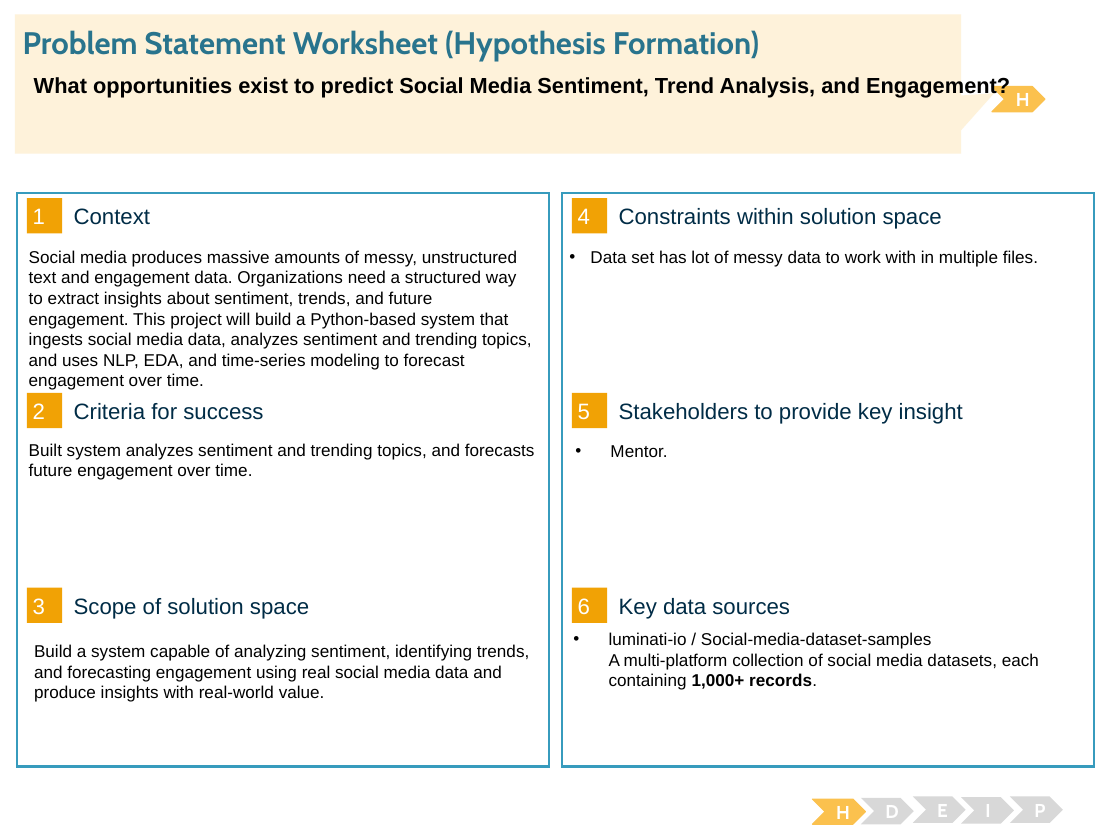
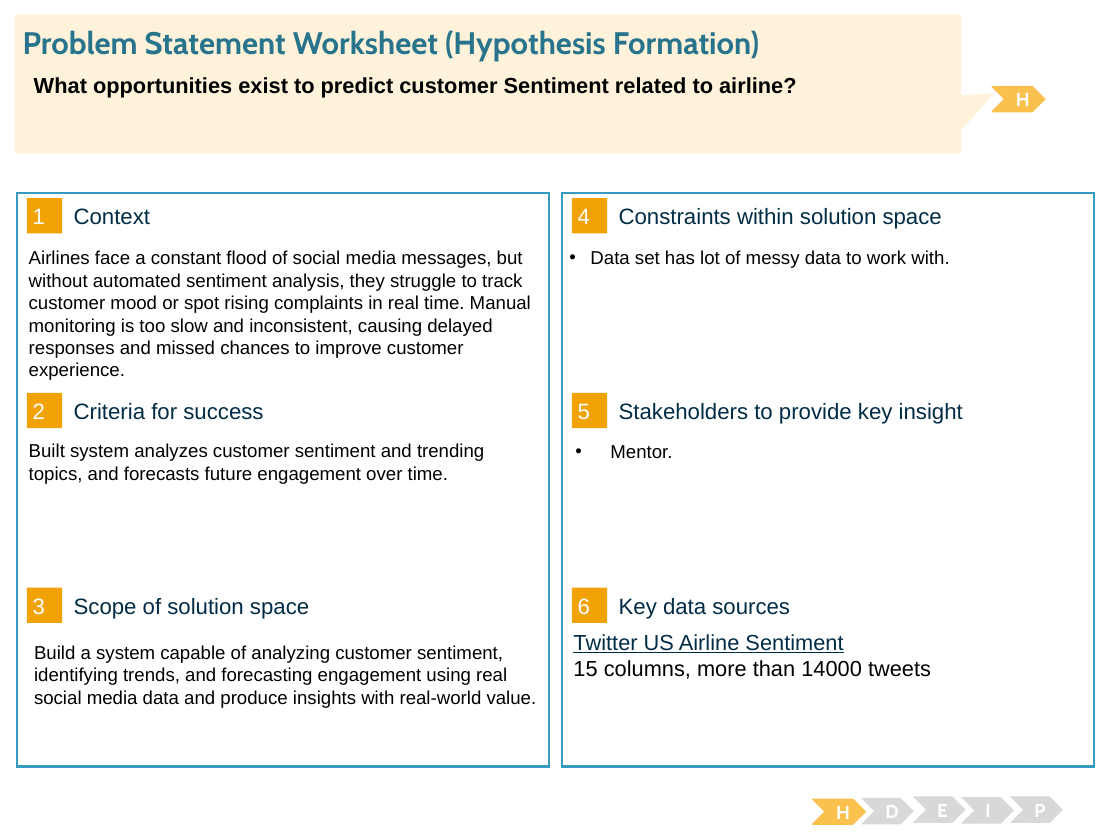
Before and after one commit to npandey472/CapstoneThreeProject, a slide deck: slide 1 of Capstone 3 - Project Proposal.pptx. Drawn at 1120x840 pixels with LibreOffice and Linux fonts; fonts in the diff are those of the drawing. Boxes give left, top, right and bottom in pixels: in the first picture for what was removed or moved away, otherwise in the second. Text is boxed around its words. In the diff, an @@ line names an element or a change of style, - is before the commit and + after.

Commit message:
Uploading Capstone 3 project files

```diff
--- a/Capstone 3 - Project Proposal.pptx
+++ b/Capstone 3 - Project Proposal.pptx
@@ text at bbox=[34, 77, 796, 98]: text changed @@
-What opportunities exist to predict Social Media Sentiment, Trend Analysis, and Engagement?
+What opportunities exist to predict customer Sentiment related to airline?
@@ text at bbox=[29, 250, 531, 380]: text changed; size 11 to 12 pt @@
-Social media produces massive amounts of messy, unstructured text and engagement data. Organizations need a structured way to extract insights about sentiment, trends, and future engagement. This project will build a Python‑based system that ingests social media data, analyzes sentiment and trending topics, and uses NLP, EDA, and time‑series modeling to forecast engagement over time.
+Airlines face a constant flood of social media messages, but without automated sentiment analysis, they struggle to track customer mood or spot rising complaints in real time. Manual monitoring is too slow and inconsistent, causing delayed responses and missed chances to improve customer experience.
@@ text at bbox=[590, 250, 949, 268]: text changed; size 11 to 12 pt @@
-• Data set has lot of messy data to work with in multiple files.
+• Data set has lot of messy data to work with.
@@ text at bbox=[29, 443, 484, 484]: text changed; size 11 to 12 pt @@
-Built system analyzes sentiment and trending topics, and forecasts future engagement over time.
+Built system analyzes customer sentiment and trending topics, and forecasts future engagement over time.
@@ text "Mentor." at bbox=[610, 445, 672, 458]: size 11 to 12 pt @@
@@ text at bbox=[34, 645, 537, 708]: text changed; size 11 to 12 pt @@
-Build a system capable of analyzing sentiment, identifying trends, and forecasting engagement using real social media data and produce insights with real‑world value.
+Build a system capable of analyzing customer sentiment, identifying trends, and forecasting engagement using real social media data and produce insights with real‑world value.
@@ text at bbox=[573, 634, 931, 679]: text changed; size 11 to 14 pt @@
-• luminati-io / Social-media-dataset-samples
-  A multi‑platform collection of social media datasets, each containing 1,000+ records.
+Twitter US Airline Sentiment
+15 columns, more than 14000 tweets
```
Also in this commit, not shown: 2 other files.
